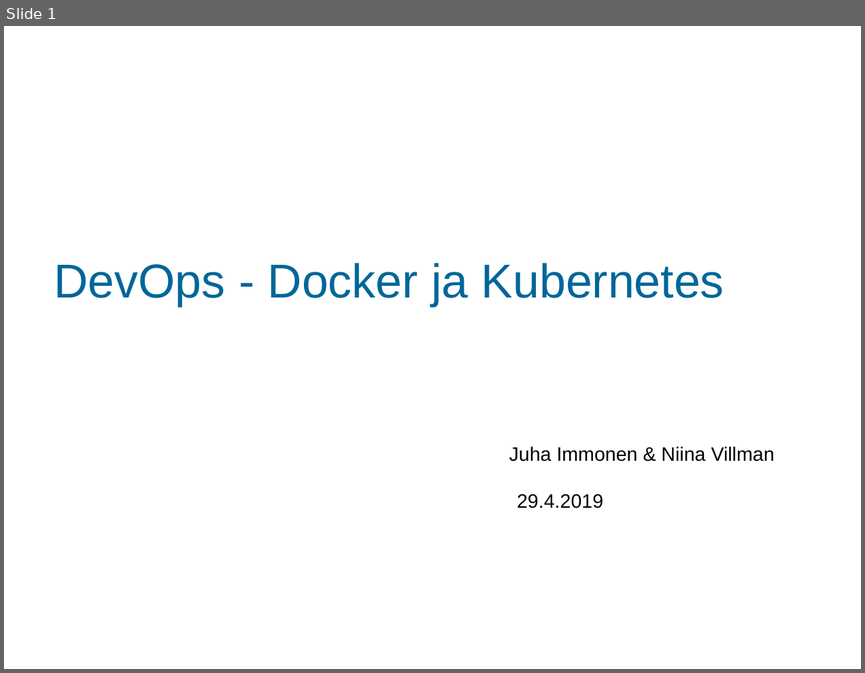
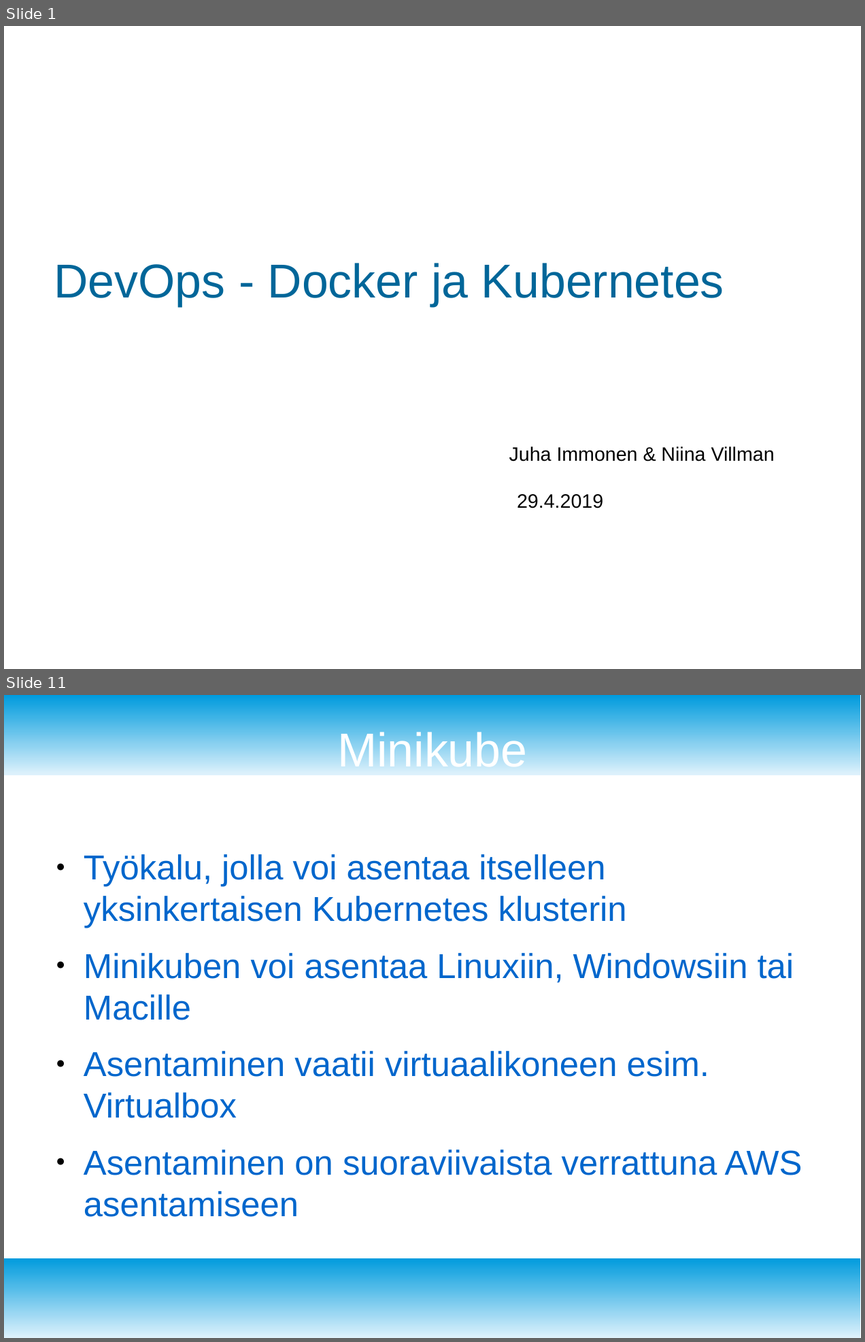
Before and after one commit to immonju1/pilvipalvelut, a slide deck: documents/pilvipalvelut_esitys_immonen_villman.odp. Shown one above the other, each under a label of ours: slide 1 before the commit, slides 1 and 11 after it; the slides between them are not shown. The pictures are 865x673 and 865x1342 pixels, drawn with LibreOffice and Linux fonts; fonts in the diff are those of the drawing; background and template pictures are left out. Boxes give left, top, right and bottom in pixels: in the first picture for what was removed or moved away, otherwise in the second. Text is boxed around its words. In the diff, an @@ line names an element or a change of style, - is before the commit and + after.

```diff
--- a/documents/pilvipalvelut_esitys_immonen_villman.odp
+++ b/documents/pilvipalvelut_esitys_immonen_villman.odp
@@ slide 11 added at [4,695,861,1338], background #FFFFFF @@
@@ rectangle added at [4,695,861,775], fill gradient #DFF2FC to #009BDD @@
@@ title added at [337,728,527,767], 44 pt, text #FFFFFF @@
+Minikube
@@ text added at [84,854,802,1217], 32 pt, text #0066CC @@
+● Työkalu, jolla voi asentaa itselleen yksinkertaisen Kubernetes klusterin
+● Minikuben voi asentaa Linuxiin, Windowsiin tai Macille
+● Asentaminen vaatii virtuaalikoneen esim. Virtualbox
+● Asentaminen on suoraviivaista verrattuna AWS asentamiseen
@@ rectangle added at [4,1258,861,1338], fill gradient #DFF2FC to #009BDD @@
```
Also in this commit, not shown: 2 slides changed, 9 other slides added, 6 slides removed.
